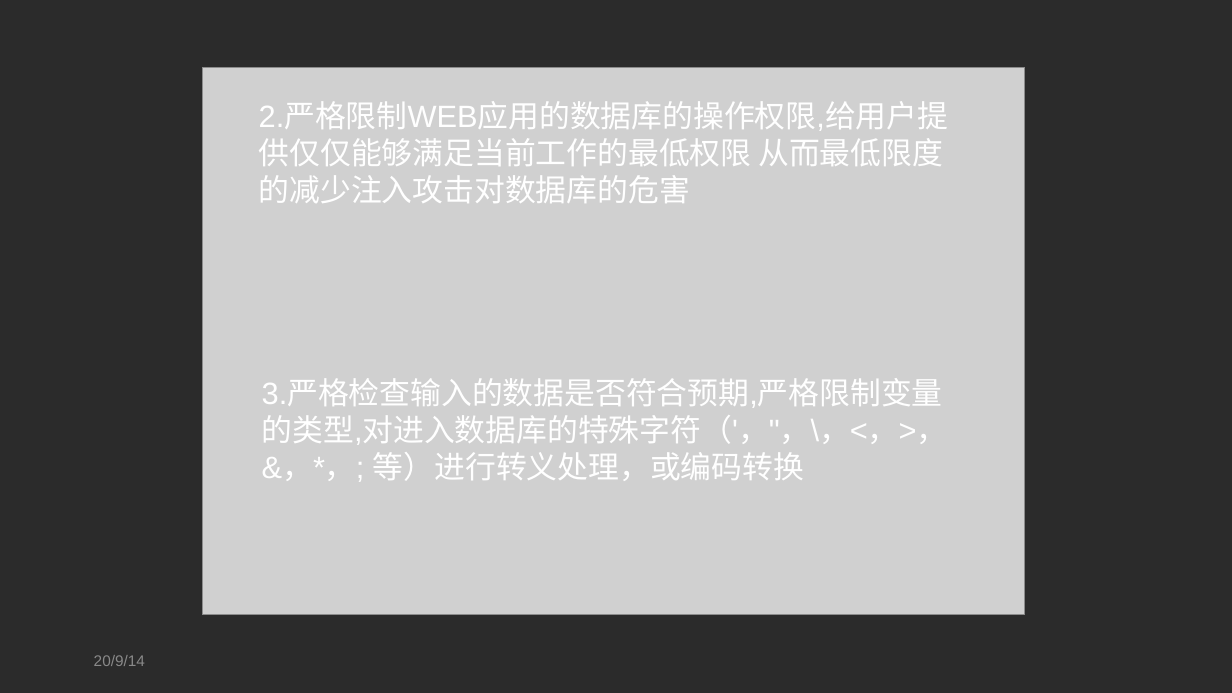
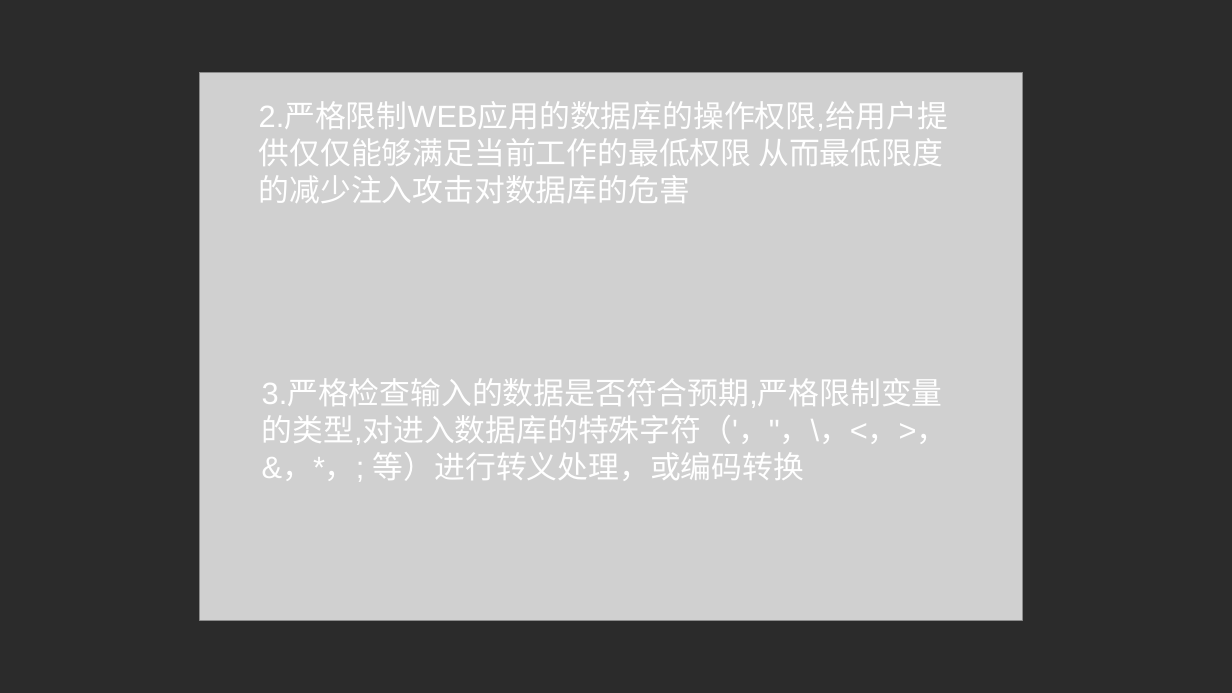
Before and after one commit to bigfairy-Jing/share-network-security, a slide deck: slide 14 of WebSecurity.ppt. Drawn at 1232x693 pixels with LibreOffice and Linux fonts; fonts in the diff are those of the drawing; grey boxes stand for pictures; background and template pictures are left out; a plain dark background stands for a picture behind light text. Boxes give left, top, right and bottom in pixels: in the first picture for what was removed or moved away, otherwise in the second. Text is boxed around its words. In the diff, an @@ line names an element or a change of style, - is before the commit and + after.

```diff
--- a/WebSecurity.ppt
+++ b/WebSecurity.ppt
@@ picture: place and size @@
-picture at box(202, 67, 1024, 615)
+picture at box(199, 73, 1021, 621)
@@ text removed at box(94, 655, 145, 666) @@
-20/9/14
```
Also in this commit, not shown: 3 other slides changed, 11 slides added, 6 slides removed, 2 other files.
